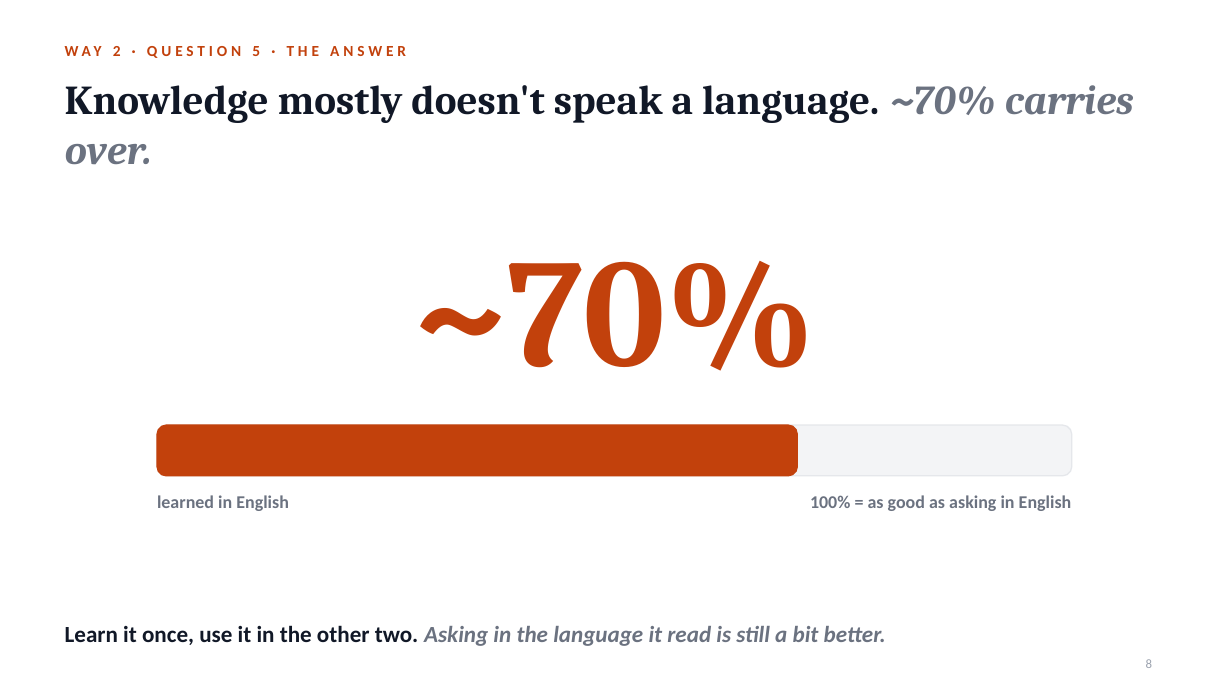
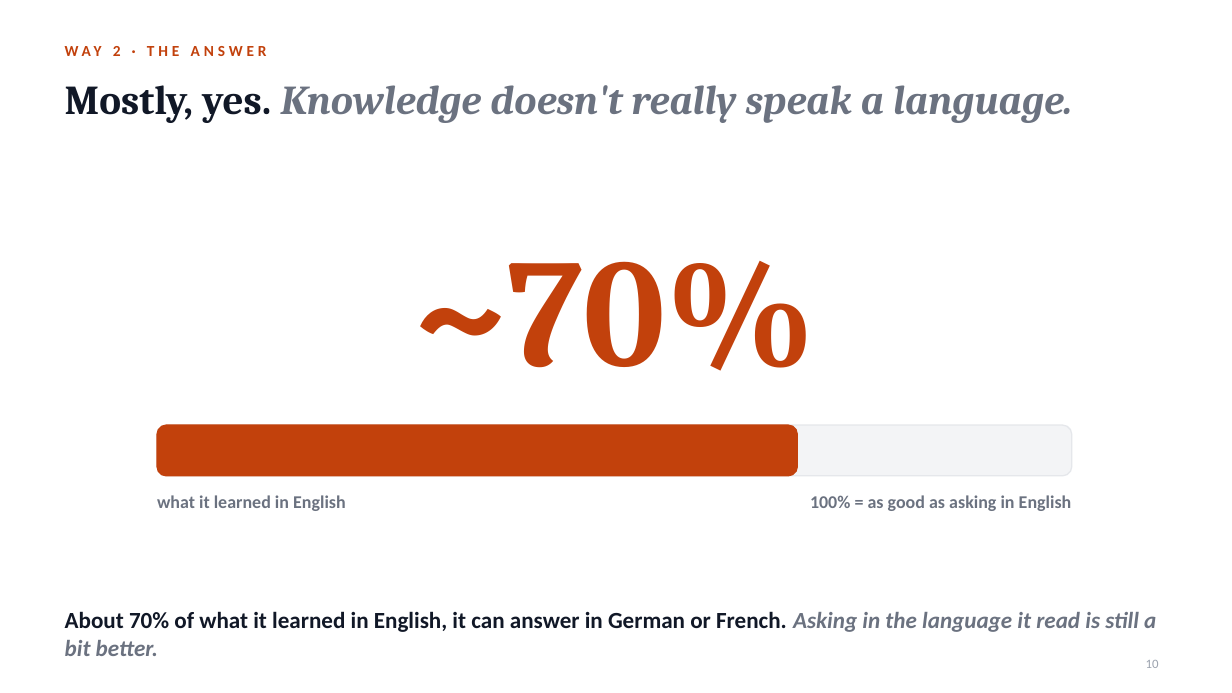
Before and after one commit to notagit3650/Claude_expo_repo_36501, a slide deck: slide 10 of slides/Retrain_or_teach.pptx (slide 8 before the commit). Drawn at 1232x693 pixels with LibreOffice and Linux fonts; fonts in the diff are those of the drawing. Boxes give left, top, right and bottom in pixels: in the first picture for what was removed or moved away, otherwise in the second. Text is boxed around its words. In the diff, an @@ line names an element or a change of style, - is before the commit and + after.

```diff
--- a/slides/Retrain_or_teach.pptx
+++ b/slides/Retrain_or_teach.pptx
@@ text at [65,46,121,56]: text changed @@
-WAY 2 · QUESTION 5 · THE ANSWER
+WAY 2 · THE ANSWER
@@ title at [65,85,1072,123]: text changed; text colour #111827 to #6B7280; italic on @@
-Knowledge mostly doesn't speak a language. ~70% carries over.
+Mostly, yes. Knowledge doesn't really speak a language.
@@ text at [157,495,346,511]: text changed @@
-learned in English
+what it learned in English
@@ text at [65,611,1156,656]: text changed; text colour #6B7280 to #111827; italic off @@
-Learn it once, use it in the other two. Asking in the language it read is still a bit better.
+About 70% of what it learned in English, it can answer in German or French. Asking in the language it read is still a bit better.
@@ page number at [1146,660,1159,668]: text changed @@
-8
+10
```
Also in this commit, not shown: 8 other slides changed, 4 slides added, 2 slides removed, 2 other files.
